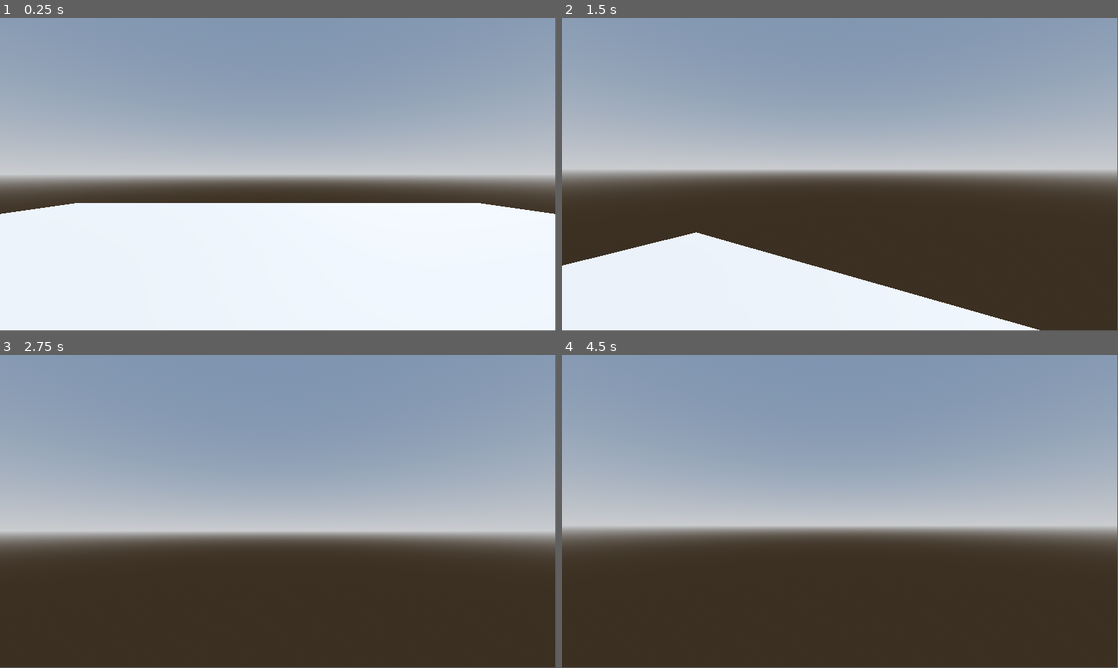
Above: before the commit, frames 1-4 (two rows, left to right).
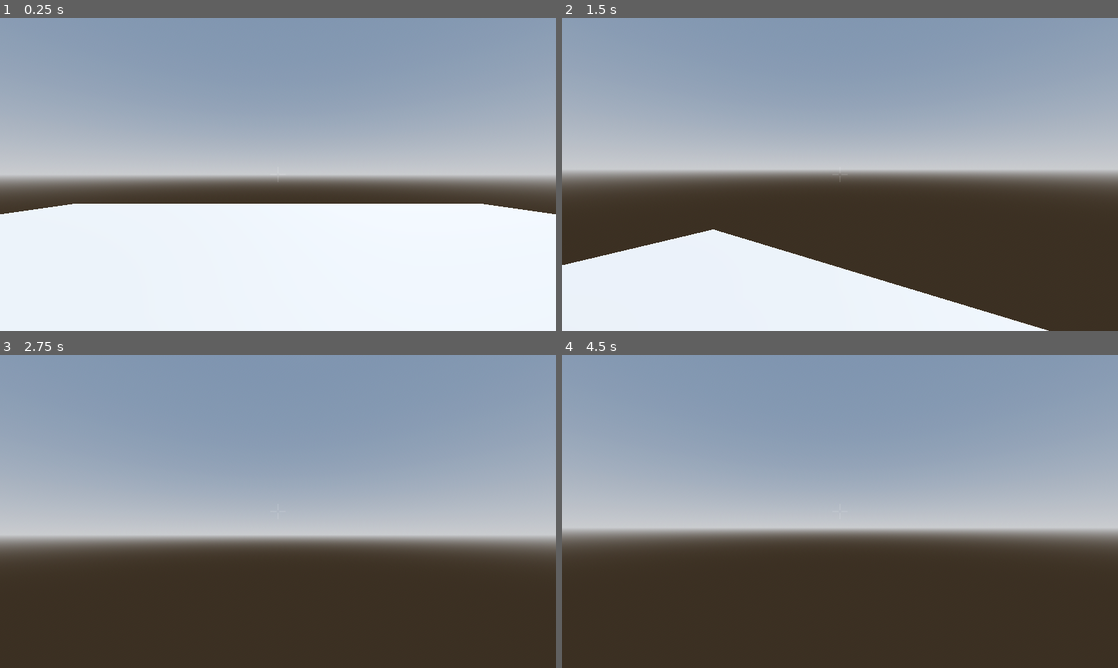
Above: after the commit, the same moments.

Repository: MeiirimZh/incognito
Game: Godot game, scene res://scenes/prototype.tscn
Same seed, same stepped clock (60 frames per second), same inputs: the game is played once before the commit and once after it.
Inputs (mouse positions are in pixels of both pictures, inside the frame that each line leads up to):
- Up to frame 1 (0.25 s): no input
- Up to frame 2 (1.5 s): tap Enter at 0.5 s; move the mouse to (867, 171) at 0.52 s; hold W (move_forward) from 0.53 s (still down); tap Space (jump) at 0.77 s; move the mouse to (812, 174) at 1.27 s
- Up to frame 3 (2.75 s): keep holding W (move_forward); tap Space (jump) at 1.52 s; move the mouse to (289, 505) at 2.02 s
- Up to frame 4 (4.5 s): keep holding W (move_forward); tap Space (jump) at 2.75, 3.02, 3.77, 4.25 s; move the mouse to (834, 514) at 2.77 s; tap Enter at 3.5 s; move the mouse to (878, 514) at 3.52 s; move the mouse to (795, 508) at 4.27 s
In our replay, the window is 799x449 before the commit and 800x450 after it. These sizes can differ from the game's own. Grey fills any space a smaller window leaves; there, only what the larger window draws over its background counts as a difference.

The runs differ from the first frame. In frame 1, 0.3% of the frame differs, in the area x 0-100%, y 0-63%; in frame 2, 1.2%; in frame 3, 3.8%, in the area x 0-100%, y 0-65%; in frame 4, 1.4%.

Commit message:
added crosshair

Diff:
--- a/entities/player.tscn
+++ b/entities/player.tscn
@@ -1,6 +1,7 @@
-[gd_scene load_steps=3 format=3 uid="uid://cyr57ak32igcc"]
+[gd_scene load_steps=4 format=3 uid="uid://cyr57ak32igcc"]
 
 [ext_resource type="Script" uid="uid://dpuvdceki2ybx" path="res://scripts/player.gd" id="1_merdl"]
+[ext_resource type="Texture2D" uid="uid://brnoqqajh3osi" path="res://images/UI/crosshair.png" id="2_b0kkn"]
 
 [sub_resource type="CapsuleShape3D" id="CapsuleShape3D_u3f3p"]
 
@@ -13,3 +14,18 @@
 
 [node name="Camera3D" type="Camera3D" parent="."]
 transform = Transform3D(1, 0, 0, 0, 1, 0, 0, 0, 1, 0, 1.43478, 0)
+
+[node name="TextureRect" type="TextureRect" parent="."]
+anchors_preset = 8
+anchor_left = 0.5
+anchor_top = 0.5
+anchor_right = 0.5
+anchor_bottom = 0.5
+offset_left = -18.0
+offset_top = -18.0
+offset_right = 18.0
+offset_bottom = 18.0
+grow_horizontal = 2
+grow_vertical = 2
+texture = ExtResource("2_b0kkn")
+expand_mode = 1
--- a/project.godot
+++ b/project.godot
@@ -14,6 +14,12 @@
 run/main_scene="uid://duq2kps6ykc06"
 config/features=PackedStringArray("4.4", "Forward Plus")
 config/icon="res://icon.svg"
+
+[display]
+
+window/size/viewport_width=1280
+window/size/viewport_height=720
+window/size/mode=2
 
 [input]
 
Binary file added: images/UI/crosshair.png
Not shown, added: images/UI/crosshair.png.import
